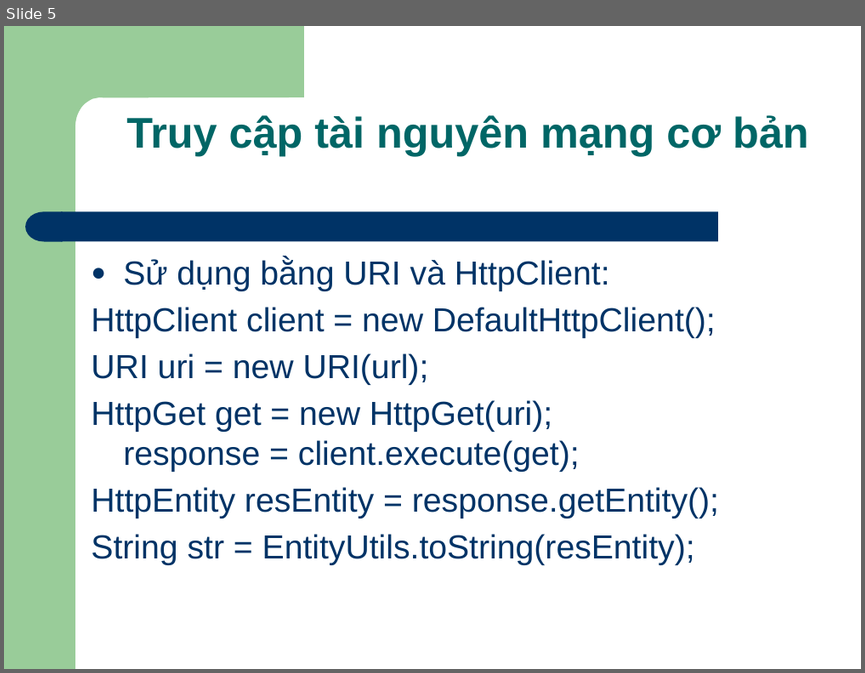
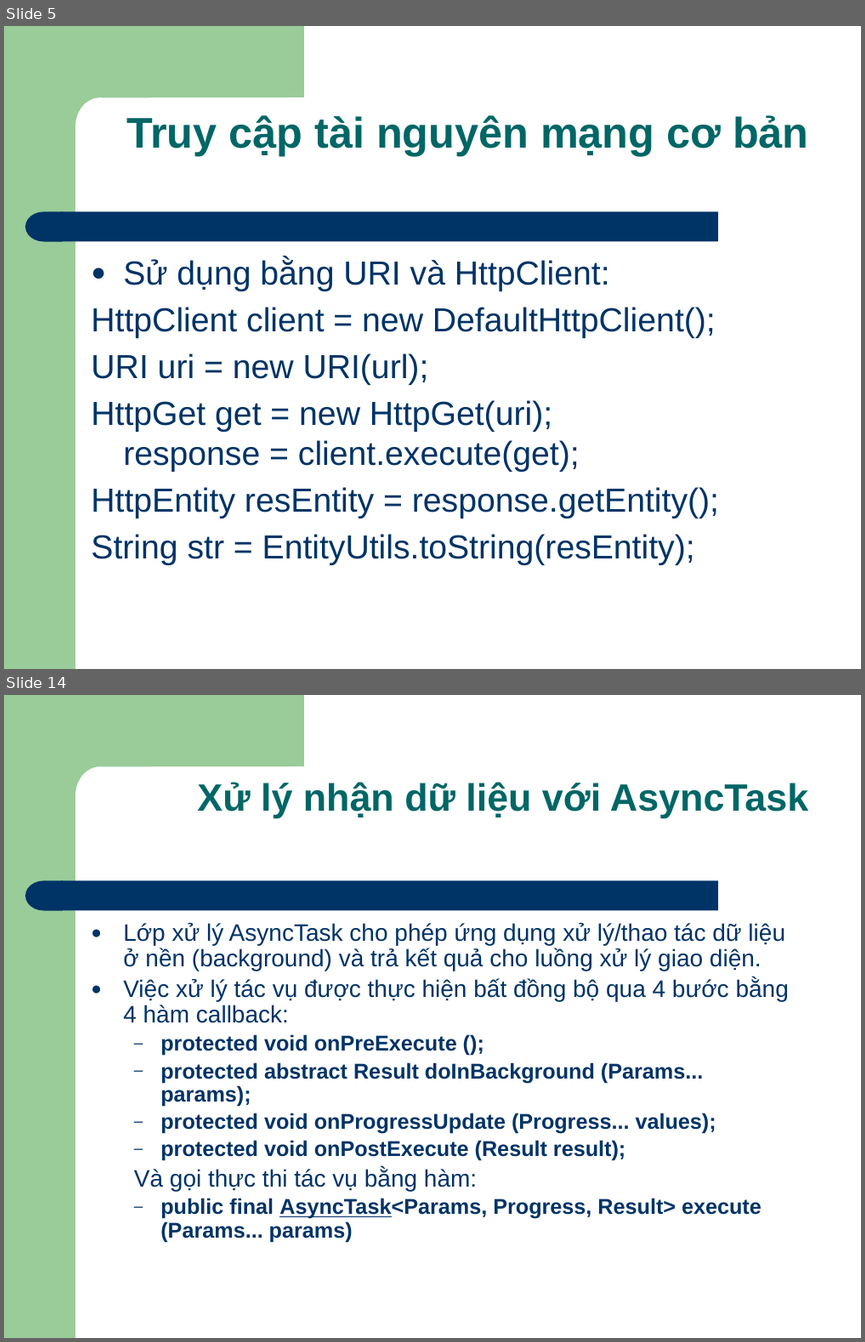
Before and after one commit to Timon-CHP/t3hand, a slide deck: lessions/Android_Par07_Networking.pptx. Shown one above the other, each under a label of ours: slide 5 before the commit, slides 5 and 14 after it; the slides between them are not shown. The pictures are 865x673 and 865x1342 pixels, drawn with LibreOffice and Linux fonts; fonts in the diff are those of the drawing. Boxes give left, top, right and bottom in pixels: in the first picture for what was removed or moved away, otherwise in the second. Text is boxed around its words. In the diff, an @@ line names an element or a change of style, - is before the commit and + after.

```diff
--- a/lessions/Android_Par07_Networking.pptx
+++ b/lessions/Android_Par07_Networking.pptx
@@ slide 14 added at (4, 695, 861, 1338), background #FFFFFF; not listed: 4 template elements that a slide beside it also shows @@
@@ title added at (197, 782, 808, 818), 32 pt, text #006666, bold @@
+Xử lý nhận dữ liệu với AsyncTask
@@ text added at (123, 923, 789, 1242), 18 pt, text #003366, bold @@
+● Lớp xử lý AsyncTask cho phép ứng dụng xử lý/thao tác dữ liệu ở nền (background) và trả kết quả cho luồng xử lý giao diện.
+● Việc xử lý tác vụ được thực hiện bất đồng bộ qua 4 bước bằng 4 hàm callback:
+  – protected void onPreExecute ();
+  – protected abstract Result doInBackground (Params... params);
+  – protected void onProgressUpdate (Progress... values);
+  – protected void onPostExecute (Result result);
+  Và gọi thực thi tác vụ bằng hàm:
+  – public final AsyncTask<Params, Progress, Result> execute (Params... params)
```
Also in this commit, not shown: 1 slide changed, 9 other slides added, 4 slides removed.
